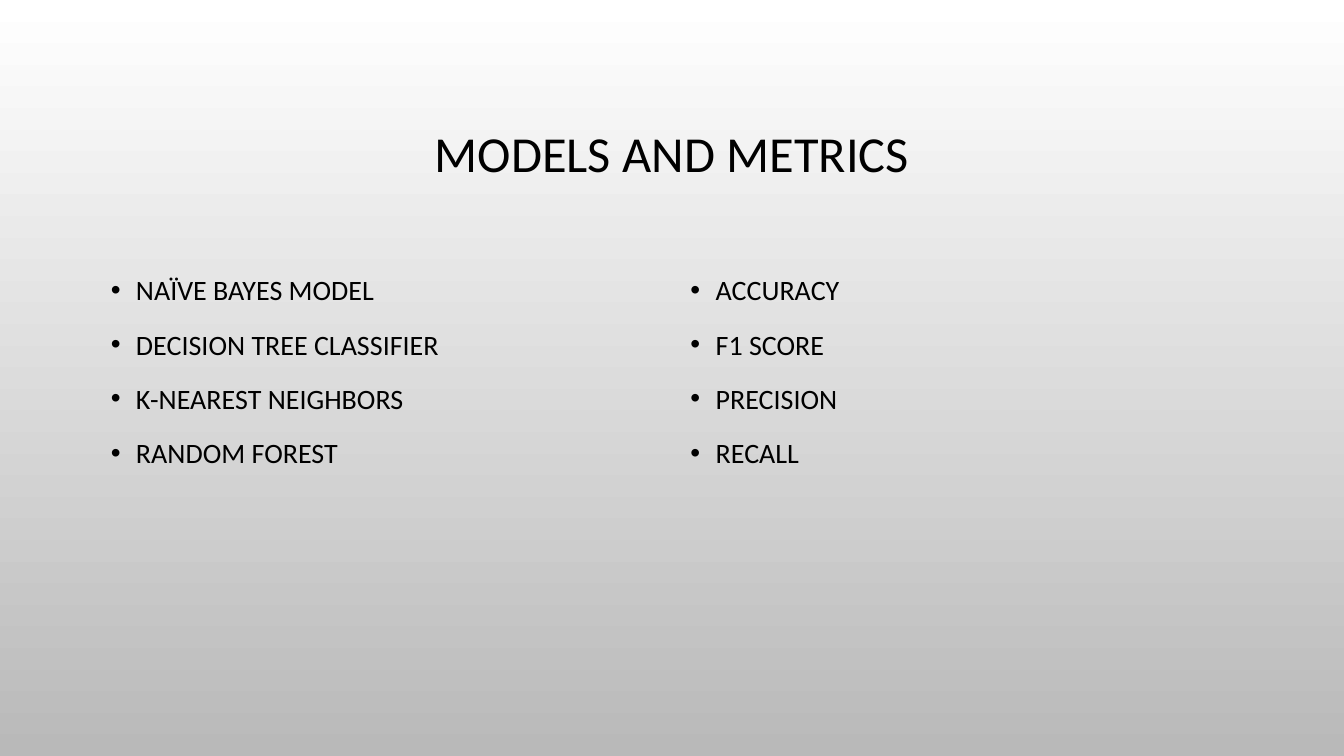
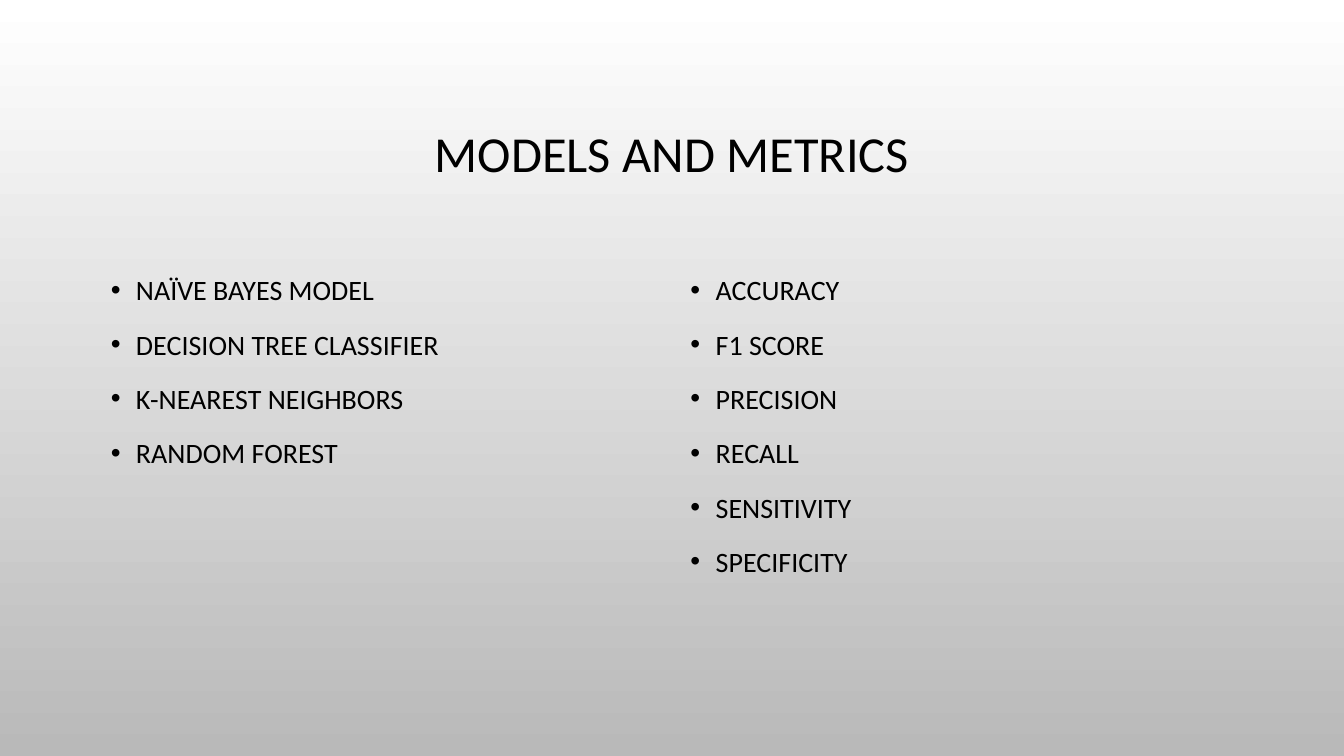
Before and after one commit to hjyoon16/Fake_Job_Post_Classification, a slide deck: slide 12 of 502projectPresentation.pptx (slide 9 before the commit). Drawn at 1344x756 pixels with LibreOffice and Linux fonts; fonts in the diff are those of the drawing; background and template pictures are left out. Boxes give left, top, right and bottom in pixels: in the first picture for what was removed or moved away, otherwise in the second. Text is boxed around its words. In the diff, an @@ line names an element or a change of style, - is before the commit and + after.

```diff
--- a/502projectPresentation.pptx
+++ b/502projectPresentation.pptx
@@ text at (x1=716, y1=500, x2=851, y2=572): paragraphs added @@
+• SENSITIVITY
+• SPECIFICITY
```
Also in this commit, not shown: 2 other slides changed, 4 slides added.
